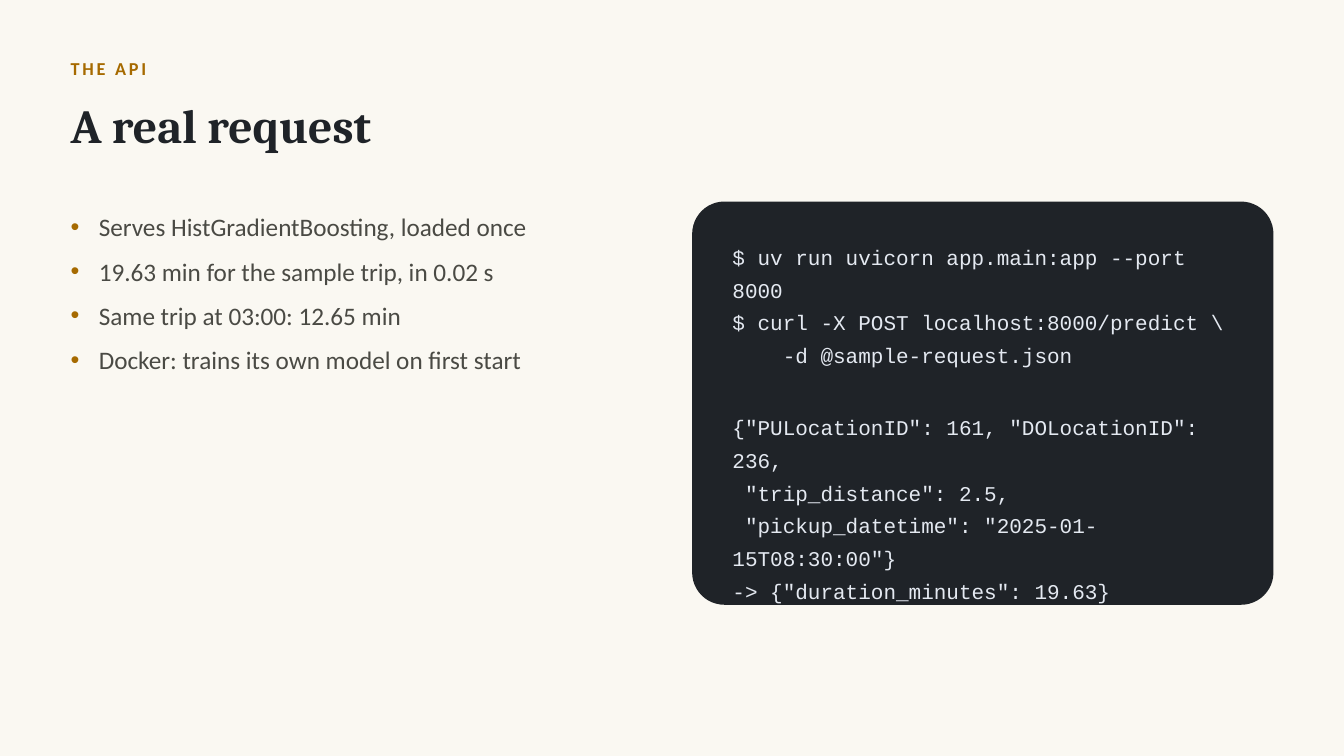
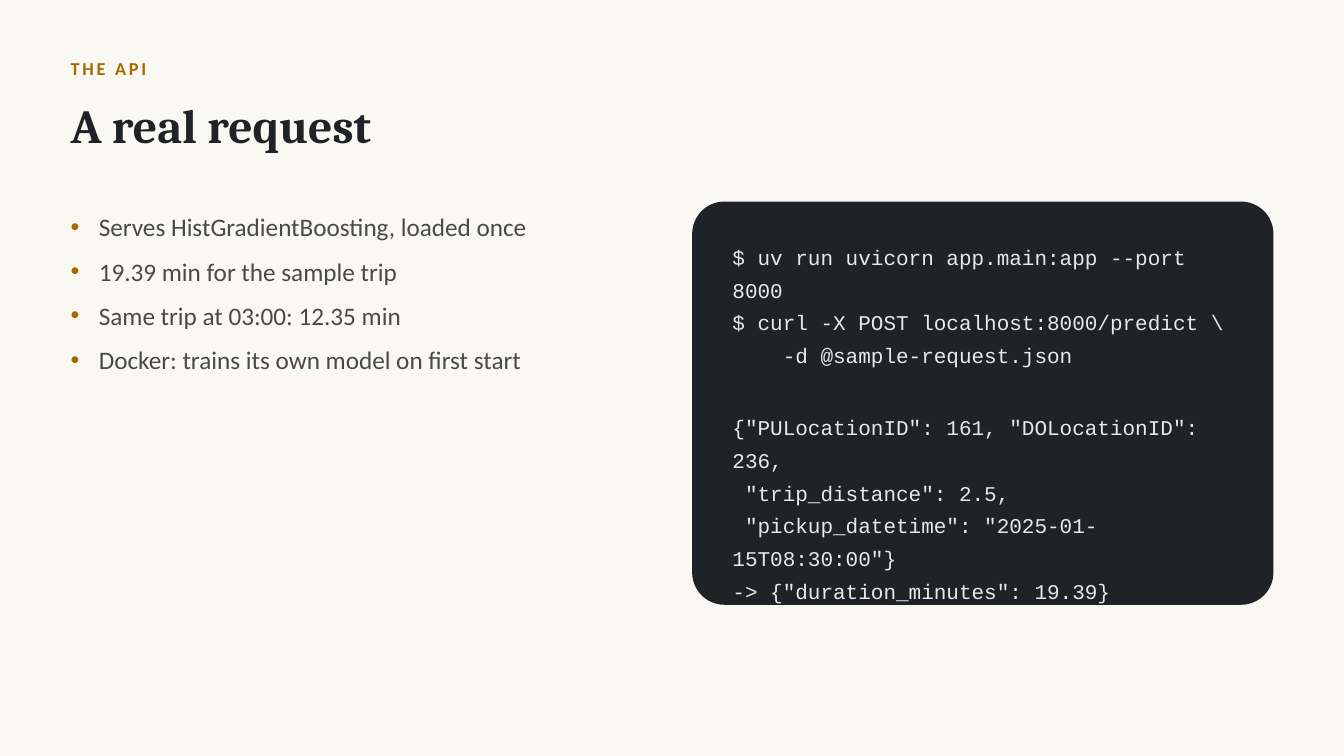
Before and after one commit to jeevan516/model-deployment-project, a slide deck: slide 9 of presentation/model-deployment-project.pptx (slide 7 before the commit). Drawn at 1344x756 pixels with LibreOffice and Linux fonts; fonts in the diff are those of the drawing. Boxes give left, top, right and bottom in pixels: in the first picture for what was removed or moved away, otherwise in the second. Text is boxed around its words. In the diff, an @@ line names an element or a change of style, - is before the commit and + after.

```diff
--- a/presentation/model-deployment-project.pptx
+++ b/presentation/model-deployment-project.pptx
@@ text at [99, 263, 401, 329]: text changed @@
-• 19.63 min for the sample trip, in 0.02 s
-• Same trip at 03:00: 12.65 min
+• 19.39 min for the sample trip
+• Same trip at 03:00: 12.35 min
@@ text at [770, 584, 1111, 606]: text changed @@
--> {"duration_minutes": 19.63}
+-> {"duration_minutes": 19.39}
```
Also in this commit, not shown: 6 other slides changed, 2 slides added, 16 other files.
